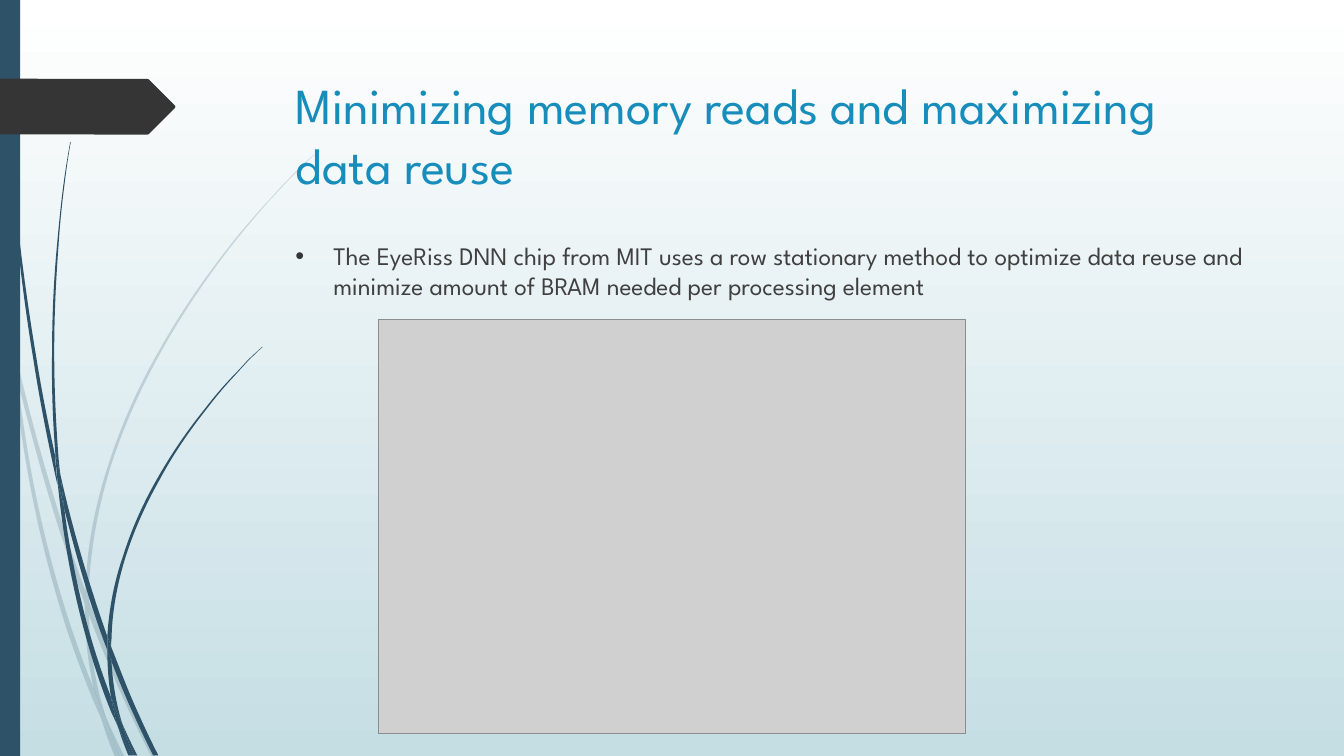
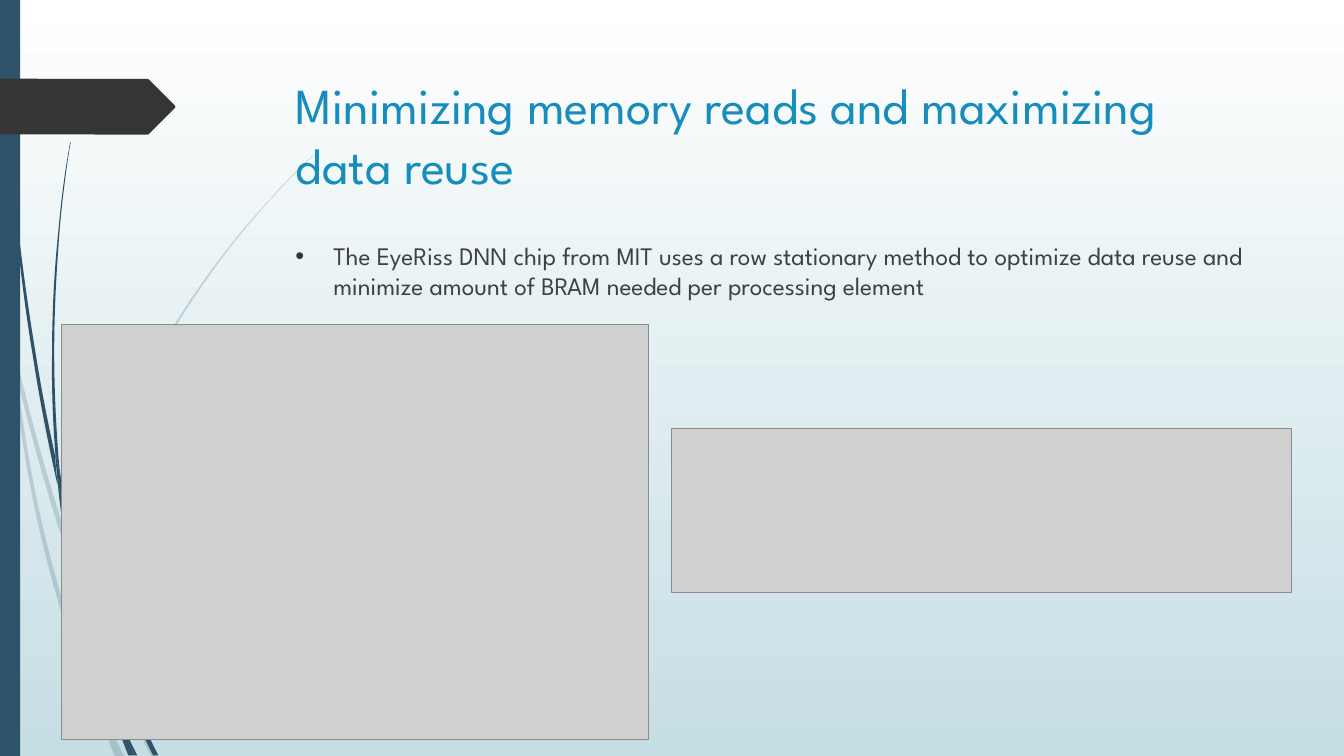
Before and after one commit to erikgroving/NeuralNetworkHardwareAccelerator, a slide deck: slide 6 of WeeklyPresentations/update1_02_11.pptx. Drawn at 1344x756 pixels with LibreOffice and Linux fonts; fonts in the diff are those of the drawing; grey boxes stand for pictures. Boxes give left, top, right and bottom in pixels: in the first picture for what was removed or moved away, otherwise in the second. Text is boxed around its words. In the diff, an @@ line names an element or a change of style, - is before the commit and + after.

```diff
--- a/WeeklyPresentations/update1_02_11.pptx
+++ b/WeeklyPresentations/update1_02_11.pptx
@@ picture: place and size @@
-picture at (378, 319, 966, 734)
+picture at (62, 325, 649, 740)
@@ freeform shape removed at (107, 347, 262, 646) @@
@@ picture added at (673, 429, 1293, 592) @@
@@ freeform shape removed at (85, 591, 89, 615) @@
@@ freeform shape removed at (85, 604, 106, 717) @@
@@ freeform shape removed at (107, 650, 122, 725) @@
@@ freeform shape removed at (107, 636, 111, 661) @@
```
Also in this commit, not shown: 2 other slides changed, 10 slides added.
